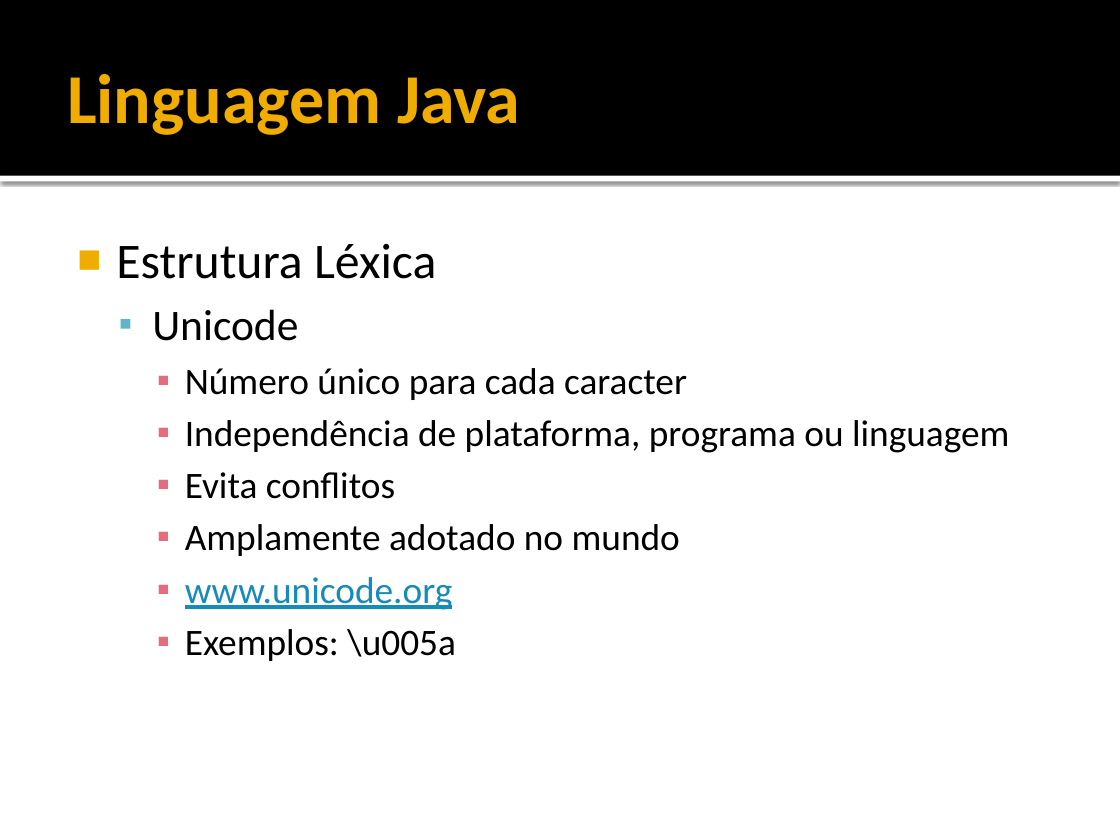
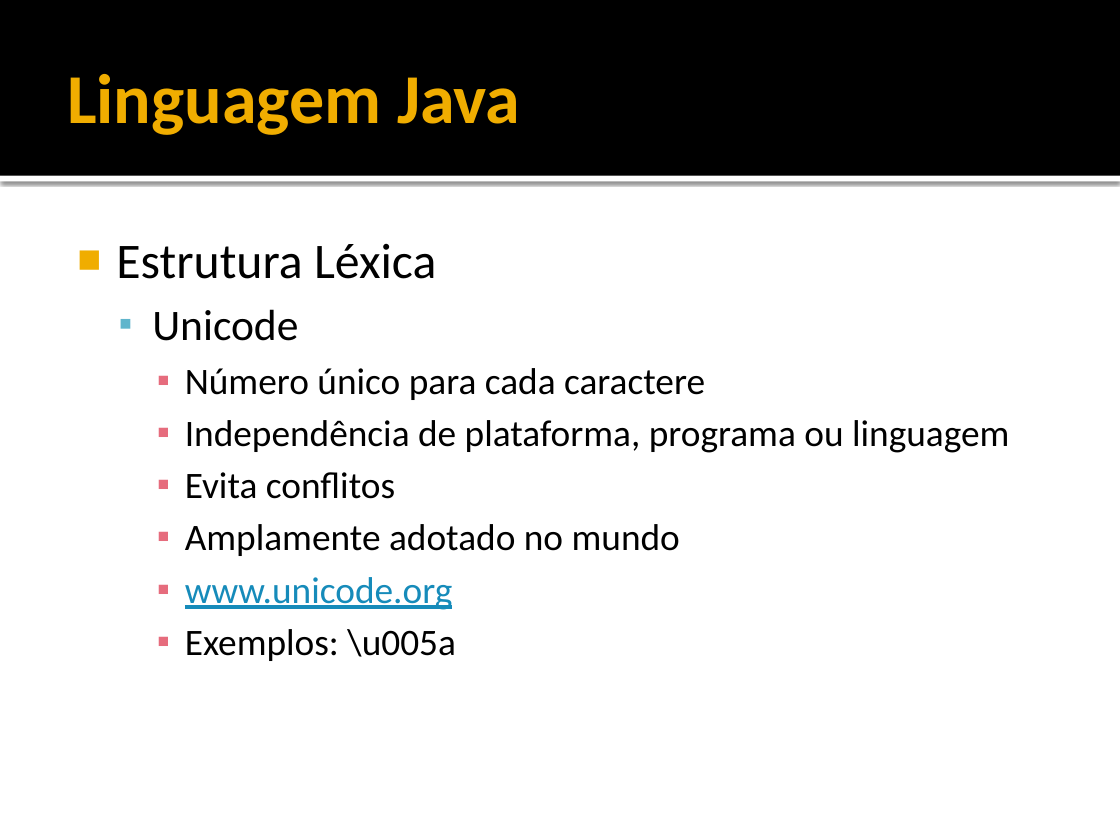
Before and after one commit to filosofisto/cpb-treinamento, a slide deck: slide 16 of Fundamentos/Fundamentos - Java Basico.pptx. Drawn at 1120x840 pixels with LibreOffice and Linux fonts; fonts in the diff are those of the drawing. Boxes give left, top, right and bottom in pixels: in the first picture for what was removed or moved away, otherwise in the second. Text is boxed around its words. In the diff, an @@ line names an element or a change of style, - is before the commit and + after.

```diff
--- a/Fundamentos/Fundamentos - Java Basico.pptx
+++ b/Fundamentos/Fundamentos - Java Basico.pptx
@@ text at (x1=185, y1=368, x2=705, y2=400): text changed @@
-    ▪ Número único para cada caracter
+    ▪ Número único para cada caractere
```
Also in this commit, not shown: 2 other slides changed, 5 slides added, 1 other file.
